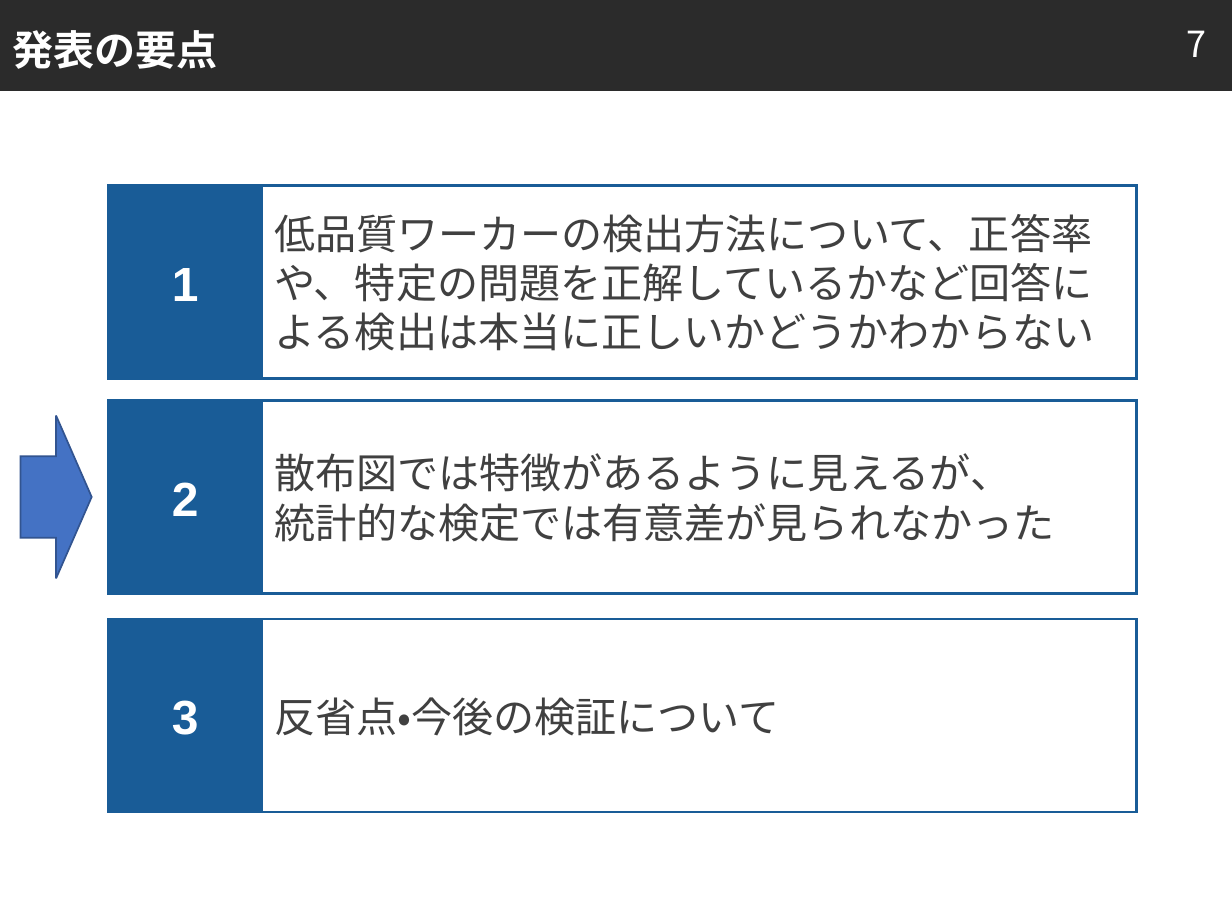
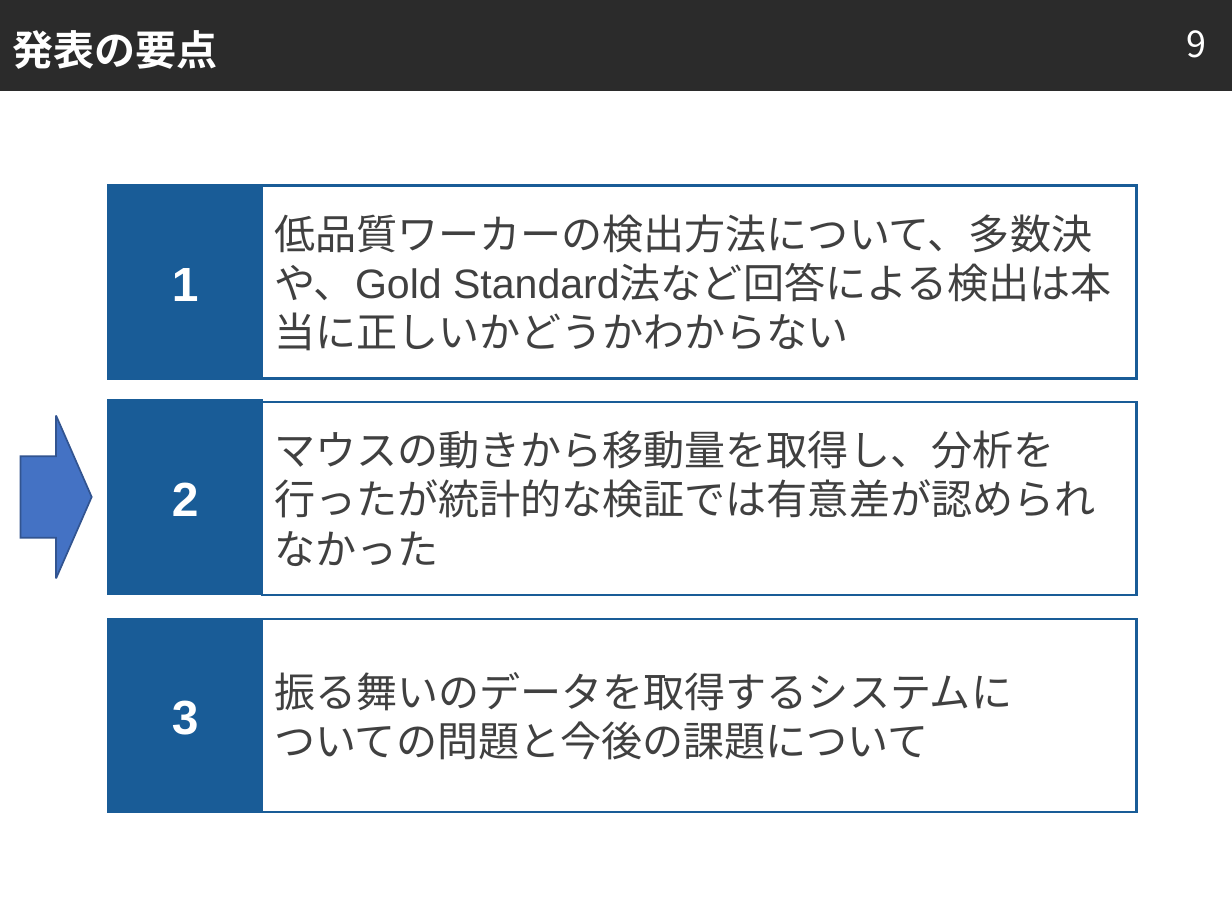
Before and after one commit to tomoya-mikami/task2, a slide deck: slide 9 of slide/presentation.pptx (slide 7 before the commit). Drawn at 1232x924 pixels with LibreOffice and Linux fonts; fonts in the diff are those of the drawing; background and template pictures are left out; a plain dark background stands for a picture behind light text. Boxes give left, top, right and bottom in pixels: in the first picture for what was removed or moved away, otherwise in the second. Text is boxed around its words. In the diff, an @@ line names an element or a change of style, - is before the commit and + after.

```diff
--- a/slide/presentation.pptx
+++ b/slide/presentation.pptx
@@ page number at [1187, 30, 1207, 58]: text changed @@
-7
+9
@@ text in rectangle at [274, 214, 1092, 300]: text changed @@
-低品質ワーカーの検出方法について、正答率や、特定の問題を正解しているかなど回答による検出は本当に正しいかどうかわからない
+低品質ワーカーの検出方法について、多数決や、Gold Standard法など回答による検出は本当に正しいかどうかわからない
@@ text in rectangle at [274, 430, 1095, 566]: text changed @@
-散布図では特徴があるように見えるが、
-統計的な検定では有意差が見られなかった
+マウスの動きから移動量を取得し、分析を行ったが統計的な検証では有意差が認められなかった
@@ text in rectangle at [274, 672, 1012, 760]: text changed @@
-反省点・今後の検証について
+振る舞いのデータを取得するシステムに
+ついての問題と今後の課題について
```
Also in this commit, not shown: 13 other slides changed, 3 slides added, 1 slide removed, 1 other file.
